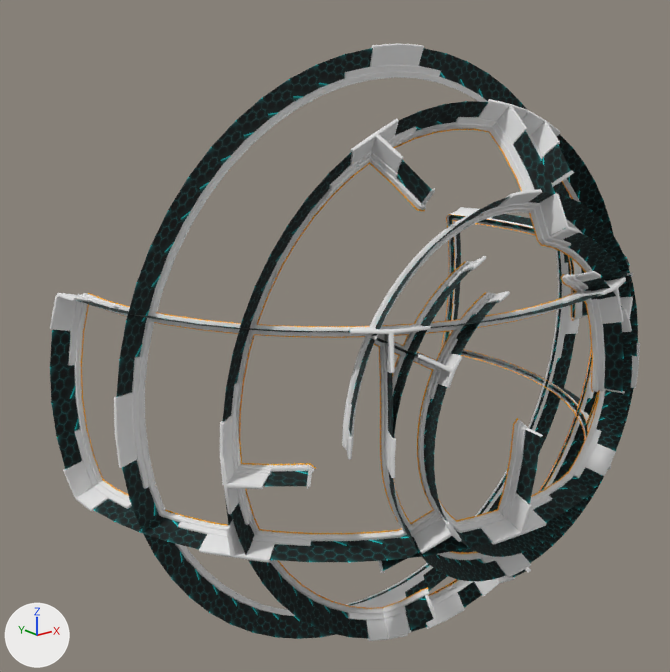
The FBX model Assets/_Scene_Content/Models/Walls/Sc01/Sc01.FBX, before and after one commit.
Before and after are seen from a 50 mm lens placed at (-2.08, -2.61, 1.04), pointed at (0.01, -0.01, 0.0). Every picture has the same lights, and +X, +Y and +Z are marked at lower left. Where no turn or scale is listed for an object, it has been applied to the vertices.

The older version as bpy lines, for what is in view:
```python
me_mesh = bpy.data.meshes.new('Mesh')
me_mesh.from_pydata(...)  # 1663 vertices, 1485 faces; spans x -1.05..1.05, y -0.89..-0.29, z -1.05..1.05
# faces by material slot: [1305, 180]
me_mesh.materials.append(mat_metal)  # white #e8e8e8
me_mesh.materials.append(mat_wallglow)
me_mesh_001 = bpy.data.meshes.new('Mesh.001')
me_mesh_001.from_pydata(...)  # 2201 vertices, 1971 faces; spans x -0.89..0.89, y -0.96..-0.58, z -0.89..0.89
# faces by material slot: [478, 1257, 236]
me_mesh_001.materials.append(mat_trim)  # orange #ffaa00
me_mesh_001.materials.append(mat_metal)  # white #e8e8e8
me_mesh_001.materials.append(mat_wallglow)
me_mesh_002 = bpy.data.meshes.new('Mesh.002')
me_mesh_002.from_pydata(...)  # 2254 vertices, 2056 faces; spans x -1.1..1.04, y -1.1..0.34, z -0.35..0.35
# faces by material slot: [416, 1448, 192]
me_mesh_002.materials.append(mat_trim)  # orange #ffaa00
me_mesh_002.materials.append(mat_metal)  # white #e8e8e8
me_mesh_002.materials.append(mat_wallglow)
me_mesh_003 = bpy.data.meshes.new('Mesh.003')
me_mesh_003.from_pydata(...)  # 2923 vertices, 2646 faces; spans x -0.89..0.89, y -1.01..-0.58, z -0.89..0.89
# faces by material slot: [576, 1806, 264]
me_mesh_003.materials.append(mat_trim)  # orange #ffaa00
me_mesh_003.materials.append(mat_metal)  # white #e8e8e8
me_mesh_003.materials.append(mat_wallglow)
ob_sc01_01 = bpy.data.objects.new('Sc01_01', me_mesh)
ob_sc01_01.location = (0.0, 0.0, 0.0)
ob_sc01_02 = bpy.data.objects.new('Sc01_02', me_mesh_001)
ob_sc01_02.location = (0.0, 0.0, 0.0)
ob_sc01_04 = bpy.data.objects.new('Sc01_04', me_mesh_002)
ob_sc01_04.location = (0.0, 0.0, 0.0)
ob_sc01_05 = bpy.data.objects.new('Sc01_05', me_mesh_003)
ob_sc01_05.location = (0.0, 0.0, 0.0)
```
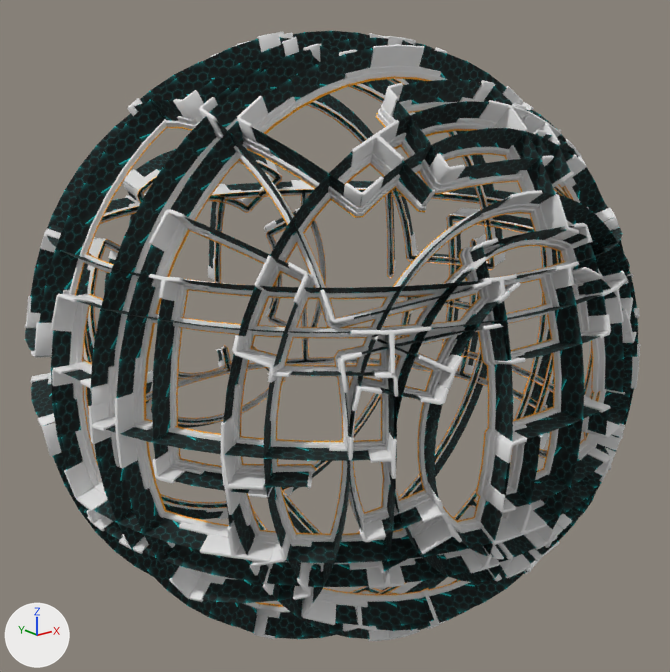
Commit message: New walls added

Location of each change, [x1, y1, x2, y2] in pixels of the pictures (670 x 672 px):
'Sc01_08', added
    after: [25, 32, 633, 639]
'Sc01_05', moved
    before: [220, 101, 633, 641]
    after: [221, 111, 633, 641]
'Sc01_01', moved
    before: [114, 44, 640, 639]
    after: [115, 45, 640, 639]
'Sc01_07', added
    after: [127, 31, 631, 626]
'Sc01_04', moved
    before: [50, 207, 630, 563]
    after: [51, 208, 630, 563]
'Sc01_09', added
    after: [27, 180, 622, 589]
'Sc01_03', added
    after: [88, 36, 639, 639]
'Sc01_02', moved
    before: [220, 99, 639, 631]
    after: [221, 100, 639, 629]
'Sc01_06', added
    after: [232, 101, 640, 639]
'Sc01_09_movingWall', added
    after: [521, 261, 584, 550]

The edits, one by one:
Mesh me_mesh_008 is new.
It has 417 vertices, 382 faces and spans x -0.063..0.158, y -1.093..-0.896, z -0.451..0.451.
Faces by material slot: [64, 302, 16].
It uses material mat_trim (orange #ffaa00).
It uses material mat_metal (white #e8e8e8).
It uses material mat_wallglow.
Mesh me_mesh_002_1 is new.
It has 4344 vertices, 4302 faces and spans x -0.65..0.74, y -1.1..0.33, z -0.73..1.1.
Faces by material slot: [684, 3314, 304].
It uses material mat_trim (orange #ffaa00).
It uses material mat_metal (white #e8e8e8).
It uses material mat_wallglow.
Mesh me_mesh_009 is new.
It has 5511 vertices, 5102 faces and spans x -1.1..1.08, y -1.07..1.1, z -0.45..0.45.
Faces by material slot: [868, 3832, 402].
It uses material mat_trim (orange #ffaa00).
It uses material mat_metal (white #e8e8e8).
It uses material mat_wallglow.
Mesh me_mesh_1 is new.
It has 3793 vertices, 3512 faces and spans x -0.85..0.85, y -1.01..-0.58, z -0.87..0.89.
Faces by material slot: [568, 2688, 256].
It uses material mat_trim (orange #ffaa00).
It uses material mat_metal (white #e8e8e8).
It uses material mat_wallglow.
Mesh me_mesh_003_1 is new.
It has 4096 vertices, 3675 faces and spans x -1.08..1.07, y -0.96..-0.19, z -1.08..1.08.
Faces by material slot: [774, 2531, 370].
It uses material mat_trim (orange #ffaa00).
It uses material mat_metal (white #e8e8e8).
It uses material mat_wallglow.
Mesh me_mesh_007 is new.
It has 10944 vertices, 10084 faces and spans x -1.09..1.09, y -1.01..1.01, z -1.09..1.09.
Faces by material slot: [1744, 7532, 808].
It uses material mat_trim (orange #ffaa00).
It uses material mat_metal (white #e8e8e8).
It uses material mat_wallglow.
Object 'Sc01_01' (ob_sc01_01) moves from (0.0, 0.0, 0.0) to (0.003, 0.001, -0.003).
Object 'Sc01_04' (ob_sc01_04) moves from (0.0, 0.0, 0.0) to (0.003, 0.001, -0.003).
Object 'Sc01_02' (ob_sc01_02) moves from (0.0, 0.0, 0.0) to (0.003, 0.001, -0.003).
Object 'Sc01_05' (ob_sc01_05) moves from (0.0, 0.0, 0.0) to (0.003, 0.001, -0.003).
Object 'Sc01_09_movingWall' (ob_sc01_09_movingwall) is new; it shows me_mesh_008.
Its location is (0.013, -0.001, -0.003).
Object 'Sc01_07' (ob_sc01_07) is new; it shows me_mesh_002_1.
Its location is (0.003, 0.001, -0.003).
Object 'Sc01_09' (ob_sc01_09) is new; it shows me_mesh_009.
Its location is (0.013, -0.001, -0.003).
Object 'Sc01_06' (ob_sc01_06) is new; it shows me_mesh_1.
Its location is (0.0, 0.0, 0.0).
Object 'Sc01_03' (ob_sc01_03) is new; it shows me_mesh_003_1.
Its location is (0.003, 0.001, -0.003).
Object 'Sc01_08' (ob_sc01_08) is new; it shows me_mesh_007.
Its location is (0.0, 0.0, 0.0).
